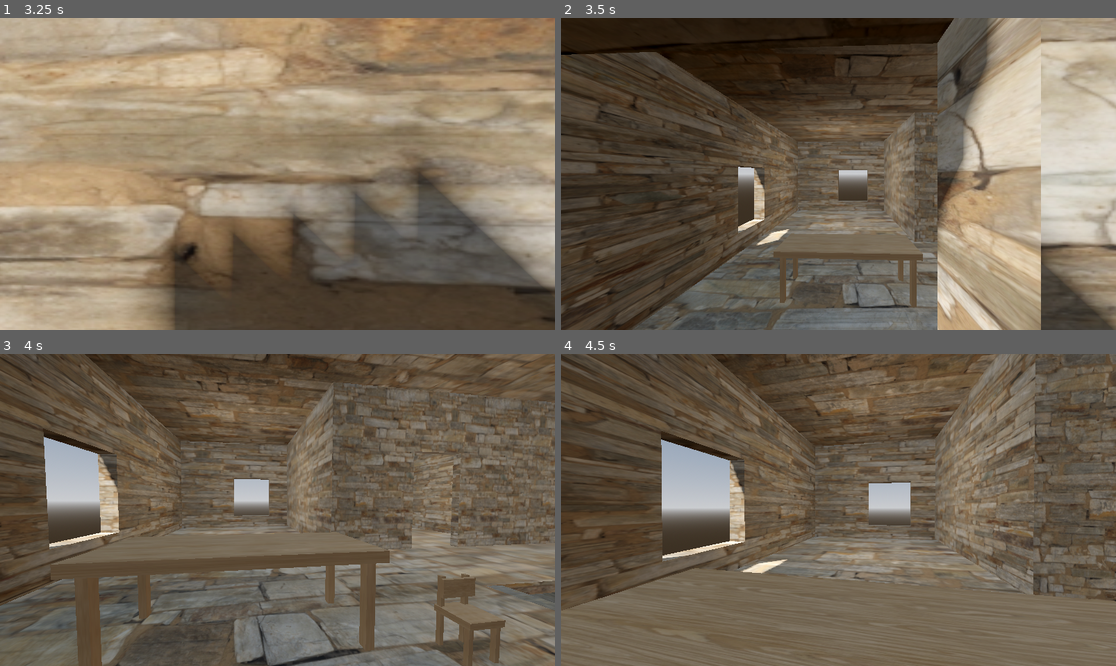
Above: before the commit, frames 1-4 (two rows, left to right).
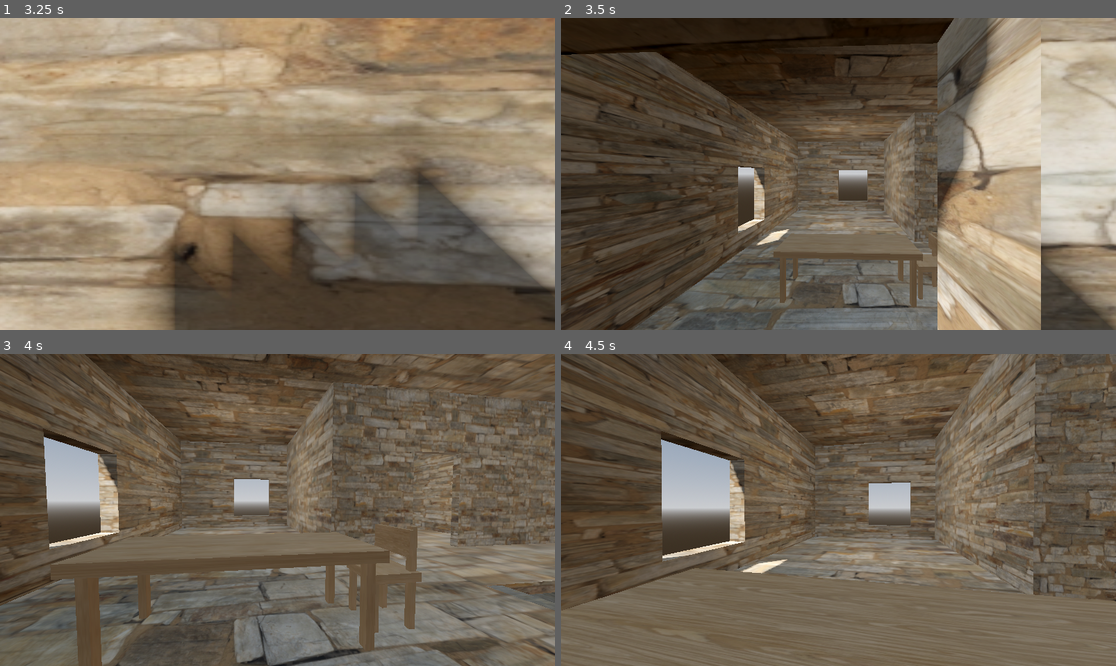
Above: after the commit, the same moments.

Repository: christiannoll/FirstPersonGame
Game: Godot game, scene res://levels/level.tscn
Two runs of this game, one before a commit and one after it. Both use one fixed random seed, a clock stepped at 60 frames per second and the inputs below. The engine's default icon, where the game draws it, is replaced by a stand-in: a white triangle on a blue panel in a dark square.
Inputs (mouse positions are in pixels of both pictures, inside the frame that each line leads up to):
- Up to frame 1 (3.25 s): tap Enter at 0.5 s; move the mouse to (271, 180) at 0.52 s; hold W (forward) 0.53-2.78 s; tap Space (jump) at 0.77, 1.52, 3.02 s; move the mouse to (316, 177) at 1.27 s; move the mouse to (233, 170) at 2.02 s; move the mouse to (283, 174) at 2.77 s; hold A (left) from 2.78 s (still down)
- Up to frame 2 (3.5 s): keep holding A (left)
- Up to frame 3 (4 s): move the mouse to (255, 503) at 3.52 s; release A (left) at 3.53 s; hold W (forward) from 3.53 s (still down); tap Space (jump) at 3.77 s
- Up to frame 4 (4.5 s): keep holding W (forward); move the mouse to (866, 510) at 4.27 s

Frame 1 is identical in both runs. In frame 2, 0.2% of the frame differs, in the area x 64-68%, y 68-91%; in frame 3, 2.5%, in the area x 62-92%, y 53-100%; in frame 4, nothing differs.

Commit message:
Scaled the chair up

Diff:
--- a/scenery/house.tscn
+++ b/scenery/house.tscn
@@ -322,4 +322,4 @@
 transform = Transform3D(2, 0, 0, 0, 2, 0, 0, 0, 2.5, 12.703395, -2.8074296, -6.0611496)
 
 [node name="chair" parent="." unique_id=229543745 instance=ExtResource("5_w7jv0")]
-transform = Transform3D(1, 0, 0, 0, 1, 0, 0, 0, 1, 8.445742, -3.8328297, -7.8347673)
+transform = Transform3D(-1.3382437e-05, 0, -1.8, 0, 1.8, 0, 1.8, 0, -1.3382437e-05, 9.086726, -3.4891264, -6.1622443)
